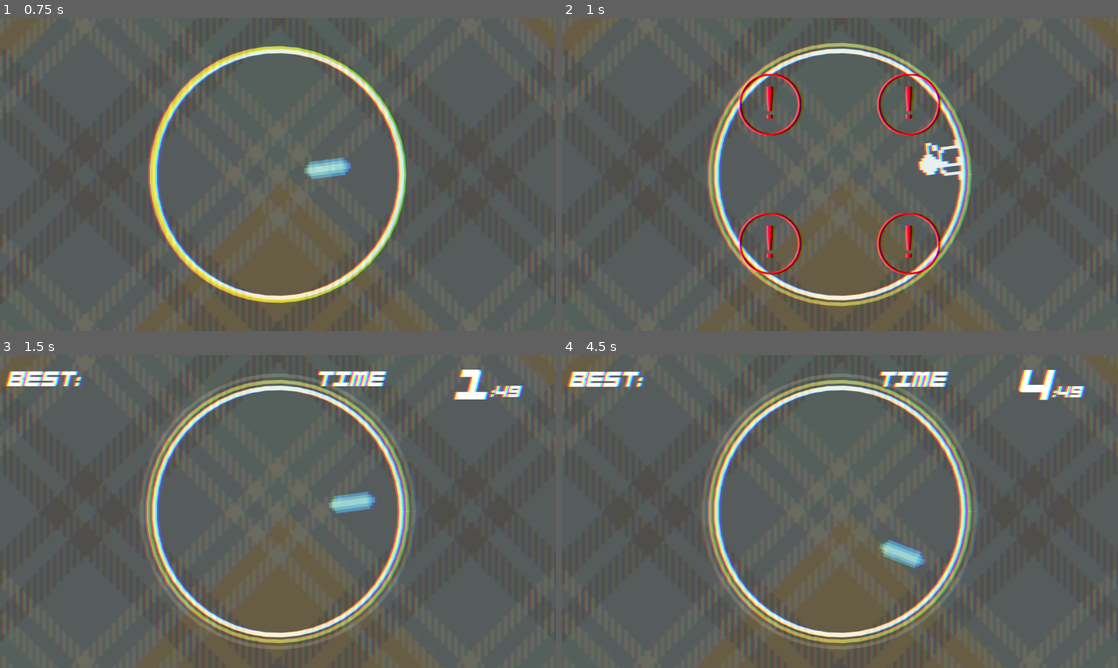
Above: before the commit, frames 1-4 (two rows, left to right).
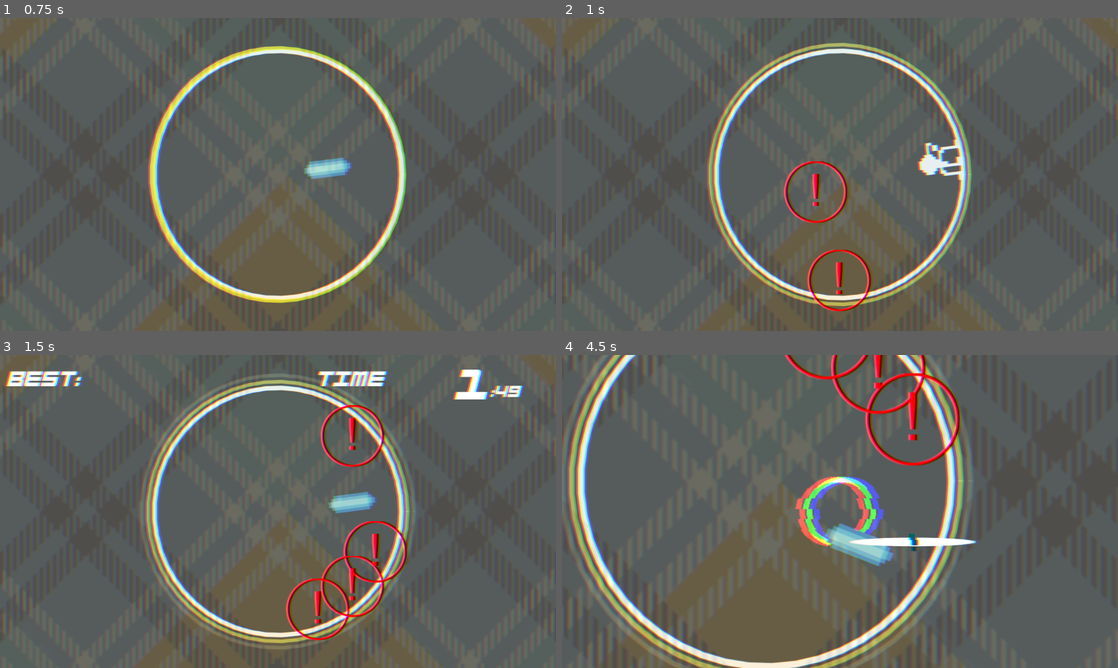
Above: after the commit, the same moments.

Repository: jokw1228/Slay_The_Circle
Game: Godot game, scene res://scenes/rooms/RoomTest/RoomKiyong.tscn
Same seed, same stepped clock (60 frames per second), same inputs: the game is played once before the commit and once after it. This scene is started directly instead of the project's main scene. Sound files missing from this copy of the repository are replaced by a short silence.
Inputs (mouse positions are in pixels of both pictures, inside the frame that each line leads up to):
- Up to frame 1 (0.75 s): move the mouse to (400, 158) at 0.52 s; click (400, 158) at 0.67 s
- Up to frame 2 (1 s): no input
- Up to frame 3 (1.5 s): move the mouse to (166, 527) at 1.27 s; click (166, 527) at 1.42 s
- Up to frame 4 (4.5 s): move the mouse to (895, 442) at 2.02 s; click (895, 442) at 2.17 s; move the mouse to (812, 574) at 2.77 s; click (812, 574) at 2.92 s; move the mouse to (1006, 558) at 3.52 s; click (1006, 558) at 3.67 s; move the mouse to (673, 464) at 4.27 s; click (673, 464) at 4.42 s

Frame 1 is identical in both runs. In frame 2, 3.7% of the frame differs, in the area x 31-69%, y 17-94%; in frame 3, 2.4%; in frame 4, 24%, in the area x 0-100%, y 0-100%.

Commit message:
kiyong pattern 5,6

Diff:
--- a/scenes/bombgenerators/testbombgenerators/KiyongBombGenerator.gd
+++ b/scenes/bombgenerators/testbombgenerators/KiyongBombGenerator.gd
@@ -10,14 +10,39 @@
 @export var pattern4_real_bomb: Node2D
 @export var pattern4_moving = false
 
+@export var pattern6_bomb: Array[Node2D]
+@export var pattern6_moving = false
+
 func _ready():
 	timer = true
-	await get_tree().create_timer(1.0).timeout
-
-	pattern4()
-	await get_tree().create_timer(12.0).timeout
-
-	pattern2()
+	while 1:
+		await get_tree().create_timer(1.0).timeout
+
+		pattern1()
+		await get_tree().create_timer(12.0).timeout
+
+		pattern2()
+		await get_tree().create_timer(3.5).timeout
+		pattern2()
+		await get_tree().create_timer(3.5).timeout
+
+		pattern3()
+		await get_tree().create_timer(4.5).timeout
+
+		pattern4()
+		await get_tree().create_timer(7).timeout
+
+		pattern5()
+		await get_tree().create_timer(13).timeout
+
+		pattern6()
+		await get_tree().create_timer(3.5).timeout
+		pattern6()
+		await get_tree().create_timer(3.5).timeout
+
+		create_gamespeedup_bomb(Vector2(0,0), 1, 1, 0.1)
+		await get_tree().create_timer(2.5).timeout
+
 
 
 func _process(delta):
@@ -25,9 +50,10 @@
 		elapsed_time += delta
 	pattern2_process(delta)
 	pattern4_process(delta)
-
-
-func pattern1():
+	pattern6_process(delta)
+
+
+func pattern1(): # 10s
 	pattern1_outer(elapsed_time)
 	for i in range(0,5):
 		var rotation_value = randf_range(0,2*PI)
@@ -46,7 +72,7 @@
 		await get_tree().create_timer(0.07).timeout
 
 
-func pattern2():
+func pattern2(): # 3s
 	create_hazard_bomb(Vector2(180, 60), 1, 3)
 	create_hazard_bomb(Vector2(-180, 60), 1, 3)
 	create_hazard_bomb(Vector2(180, -60), 1, 3)
@@ -73,7 +99,7 @@
 			bomb_dir_changed[i] = false
 
 
-func pattern3():
+func pattern3(): # 4s
 	var vector = [Vector2(100, 100), Vector2(-100, 100), Vector2(100, -100), Vector2(-100, -100)]
 	vector.shuffle()
 	var bombs = []
@@ -87,7 +113,7 @@
 const const_position = [Vector2(-pos, -pos), Vector2(pos, -pos), Vector2(-pos, pos), Vector2(pos, pos)]
 var bomb_pos = [1, 2, 3, 4] # 각 폭탄의 현재 위치
 
-func pattern4():
+func pattern4(): # 6.2s
 	var bombs = []
 	bomb_pos = [1, 2, 3, 4]
 	rand.shuffle()
@@ -98,12 +124,12 @@
 	for i in range(4):
 		if rand[i]:
 			bombs.append(create_hazard_bomb(const_position[i], 6, 0))
-			pattern4_real_bomb.position = const_position[i] + Vector2(10,0)
-			real_bomb = create_normal_bomb(const_position[i], 6, 0.5)
+			pattern4_real_bomb.position = const_position[i] + Vector2(10,0) # 경고 표시 수정되면 없애기
+			real_bomb = create_normal_bomb(const_position[i], 6, 0.2)
 			Utils.attach_node(pattern4_real_bomb, real_bomb)
 			real_bomb_position = i
 		else:
-			bombs.append(create_hazard_bomb(const_position[i], 6, 0.5))
+			bombs.append(create_hazard_bomb(const_position[i], 6, 0.2))
 		Utils.attach_node(pattern4_bomb[i], bombs[i])
 
 	await get_tree().create_timer(0.5).timeout
@@ -159,5 +185,79 @@
 			else:
 				pattern4_bomb[i].position = const_position[pattern4_moveseed[bomb_pos[i] - 1]- 1]
 
-func pattern5():
-	create_normal_bomb(Vector2(0, 0), 10, 5)
+func pattern5(): # 12s
+	var prev_value
+	for i in range(12):
+		create_normal_bomb(Vector2(0,0), 0, 1)
+		var rand_result = randi_range(0,5)
+		while rand_result == prev_value:
+			rand_result = randi_range(0,5)
+		prev_value = rand_result
+		pattern5_random(rand_result)
+		await get_tree().create_timer(1).timeout
+
+
+func pattern5_random(pattern: int):
+	match pattern:
+		0: # cross
+			var x = [0,0,0,0,0,100,200,-100,-200]
+			var y = [0,100,200,-100,-200,0,0,0,0]
+			for i in range(9):
+				create_hazard_bomb(Vector2(x[i],y[i]), 1, 0.1)
+		1: # outer circle
+			var rotation_value = 0
+			for i in range(16):
+				create_hazard_bomb(Vector2(220*sin(rotation_value), 220*cos(rotation_value)), 1, 0.05)
+				rotation_value += PI / 8
+		2: # x
+			var x = [0,75,75,150,150,-75,-75,-150,-150]
+			var y = [0,75,-75,150,-150,75,-75,150,-150]
+			for i in range(9):
+				create_hazard_bomb(Vector2(x[i],y[i]), 1, 0.1)
+		3: # *
+			pattern5_random(0)
+			pattern5_random(2)
+		4: # diamond
+			var x = [150,75,75,0,0,-75,-75,-150]
+			var y = [0,75,-75,150,-150,75,-75,0]
+			for i in range(8):
+				create_hazard_bomb(Vector2(x[i],y[i]), 1, 0.1)
+		5: # star
+			var rotation_value = 0
+			for i in range(5):
+				create_hazard_bomb(Vector2(220*sin(rotation_value), 220*cos(rotation_value)), 1, 0.1)
+				rotation_value += PI / 2.5
+			rotation_value = PI / 5
+			for i in range(5):
+				create_hazard_bomb(Vector2(90*sin(rotation_value), 90*cos(rotation_value)), 1, 0.1)
+				rotation_value += PI / 2.5
+
+
+func pattern6(): # 3s
+	create_normal_bomb(Vector2(0,0), 1, 2)
+	pattern6_moving = true
+	pattern6_random = randi_range(0,1)
+	if pattern6_random == 0:
+		pattern6_random = -1
+
+	var bombs = []
+	for i in range(6):
+		bombs.append(create_hazard_bomb(Vector2(0,0), 1, 2))
+		Utils.attach_node(pattern6_bomb[i], bombs[i])
+		pattern6_bomb[i].position = pattern6_position[i]
+
+
+var pattern6_position = [Vector2(p6sp, p6sp), Vector2(p6sp, 0), Vector2(p6sp, -p6sp), Vector2(-p6sp, p6sp), Vector2(-p6sp, 0), Vector2(-p6sp, -p6sp)]
+const p6sp = 80
+var pattern6_direction = [0,0,0,0,0,0]
+const pattern6_rotation_speed = 160
+const pattern6_speed = [pattern6_rotation_speed*sqrt(2), pattern6_rotation_speed, pattern6_rotation_speed*sqrt(2), pattern6_rotation_speed*sqrt(2), pattern6_rotation_speed, pattern6_rotation_speed*sqrt(2)]
+var pattern6_random
+
+func pattern6_process(delta):
+	if pattern6_moving == true:
+		for i in range(6):
+			var x = pattern6_bomb[i].position.x
+			var y = pattern6_bomb[i].position.y
+			pattern6_direction[i] = Vector2(y * pattern6_random, -x * pattern6_random).normalized()
+			pattern6_bomb[i].position += pattern6_direction[i] * pattern6_speed[i] * delta
--- a/scenes/bombgenerators/testbombgenerators/KiyongBombGenerator.tscn
+++ b/scenes/bombgenerators/testbombgenerators/KiyongBombGenerator.tscn
@@ -15,11 +15,12 @@
 [ext_resource type="PackedScene" uid="uid://dod3xtkvnfwuq" path="res://scenes/warnings/GameSpeedUpBombWarning.tscn" id="13_frej1"]
 [ext_resource type="PackedScene" uid="uid://5hmqv8rxk05i" path="res://scenes/bombs/BombLink.tscn" id="14_j4x11"]
 
-[node name="KiyongBombGenerator" type="Node2D" node_paths=PackedStringArray("pattern2_bomb", "pattern4_bomb", "pattern4_real_bomb")]
+[node name="KiyongBombGenerator" type="Node2D" node_paths=PackedStringArray("pattern2_bomb", "pattern4_bomb", "pattern4_real_bomb", "pattern6_bomb")]
 script = ExtResource("1_7ccpm")
 pattern2_bomb = [NodePath("Pattern2/Marker2D"), NodePath("Pattern2/Marker2D2")]
 pattern4_bomb = [NodePath("Pattern4/Marker2D3"), NodePath("Pattern4/Marker2D4"), NodePath("Pattern4/Marker2D5"), NodePath("Pattern4/Marker2D6")]
 pattern4_real_bomb = NodePath("Pattern4/Marker2D7")
+pattern6_bomb = [NodePath("Pattern6/Marker2D8"), NodePath("Pattern6/Marker2D9"), NodePath("Pattern6/Marker2D10"), NodePath("Pattern6/Marker2D11"), NodePath("Pattern6/Marker2D12"), NodePath("Pattern6/Marker2D13")]
 NormalBomb_scene = ExtResource("2_46cl6")
 HazardBomb_scene = ExtResource("3_3m7v5")
 NumericBomb_scene = ExtResource("4_q3pbh")
@@ -57,3 +58,23 @@
 position = Vector2(141, 141)
 
 [node name="Marker2D7" type="Marker2D" parent="Pattern4"]
+
+[node name="Pattern6" type="Node2D" parent="."]
+
+[node name="Marker2D8" type="Marker2D" parent="Pattern6"]
+position = Vector2(60, 60)
+
+[node name="Marker2D9" type="Marker2D" parent="Pattern6"]
+position = Vector2(60, 0)
+
+[node name="Marker2D10" type="Marker2D" parent="Pattern6"]
+position = Vector2(60, -60)
+
+[node name="Marker2D11" type="Marker2D" parent="Pattern6"]
+position = Vector2(-60, 60)
+
+[node name="Marker2D12" type="Marker2D" parent="Pattern6"]
+position = Vector2(-60, 0)
+
+[node name="Marker2D13" type="Marker2D" parent="Pattern6"]
+position = Vector2(-60, -60)
